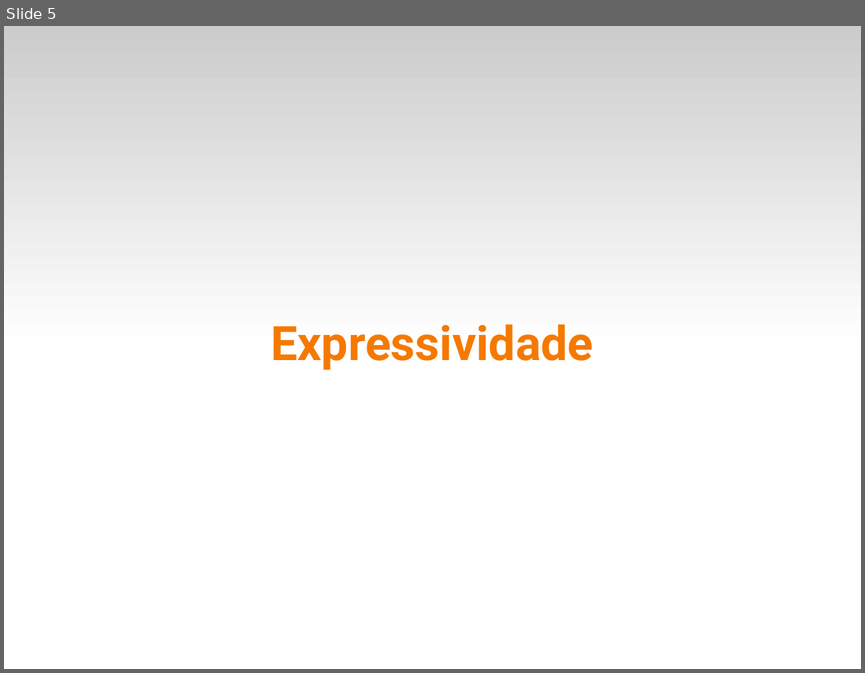
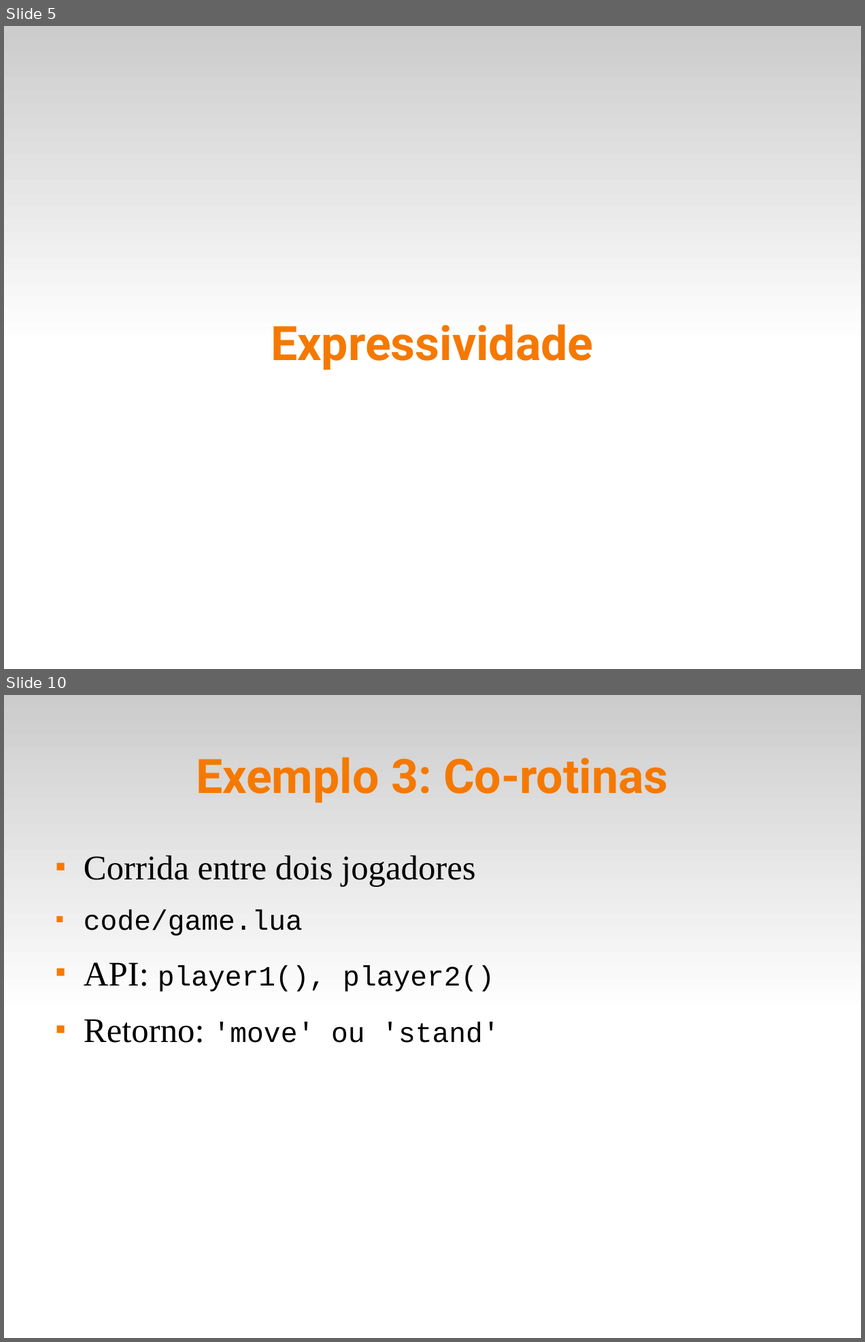
Before and after one commit to fsantanna-uerj/EDL, a slide deck: slides/lua.odp. Shown one above the other, each under a label of ours: slide 5 before the commit, slides 5 and 10 after it; the slides between them are not shown. The pictures are 865x673 and 865x1342 pixels, drawn with LibreOffice and Linux fonts; fonts in the diff are those of the drawing. Boxes give left, top, right and bottom in pixels: in the first picture for what was removed or moved away, otherwise in the second. Text is boxed around its words. In the diff, an @@ line names an element or a change of style, - is before the commit and + after.

```diff
--- a/slides/lua.odp
+++ b/slides/lua.odp
@@ slide 10 added at bbox=[4, 695, 861, 1338], background #FFFFFF; not listed: 1 template element that a slide beside it also shows @@
@@ title added at bbox=[196, 757, 668, 802], 44 pt, text #F57900, bold @@
+Exemplo 3: Co-rotinas
@@ text added at bbox=[84, 855, 499, 1042], 26 pt, text #000000 @@
+■ Corrida entre dois jogadores
+■ code/game.lua
+■ API: player1(), player2()
+■ Retorno: 'move' ou 'stand'
```
Also in this commit, not shown: 4 other slides added, 5 other files.
